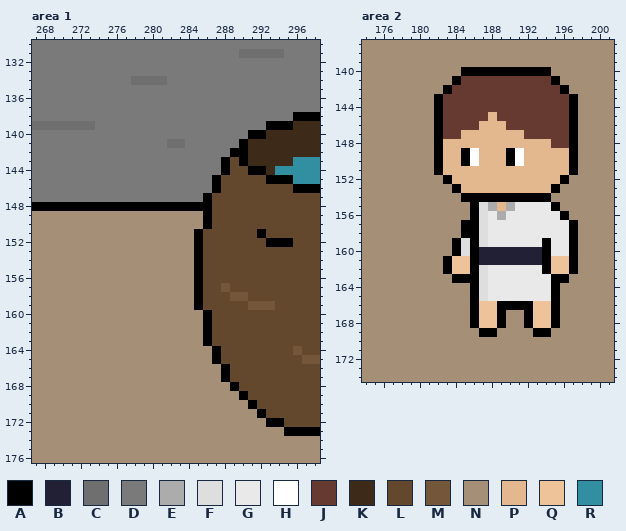
Pixel-art file: Assets/Sprite/Minigames/MiniGame2/Background/Min2Background.aseprite. Above is the file before it was changed.
320x180 pixels, 1 frame. Colours within 5 levels of each other are drawn and written as one. Shown: area 1: x 267..298, y 130..176; area 2: x 174..201, y 137..174.
Visible layers, top first: "Gauge", "UI", "Player", "Jar", "Client", "Chair", "Money", "Bar", "Jesus", "BottomTable", "TopTable", "Background".
Palette (. is transparent): A #000000  B #222034  C #6f6f6f  D #7a7a7a  E #acacac  F #dedede  G #e9e9e9  H #ffffff  J #663931  K #3d2a18  L #64482d  M #74573b  N #a68f77  P #e3b88e  Q #eec39a  R #328ea1
Pixels before, area 1, first column x 267:
130 DDDDDDDDDDDDDDDDDDDDDDDDDDDDDDDD
131 DDDDDDDDDDDDDDDDDDDDDDDCCCCCDDDD
132 DDDDDDDDDDDDDDDDDDDDDDDDDDDDDDDD
133 DDDDDDDDDDDDDDDDDDDDDDDDDDDDDDDD
134 DDDDDDDDDDDCCCCDDDDDDDDDDDDDDDDD
135 DDDDDDDDDDDDDDDDDDDDDDDDDDDDDDDD
136 DDDDDDDDDDDDDDDDDDDDDDDDDDDDDDDD
137 DDDDDDDDDDDDDDDDDDDDDDDDDDDDDDDD
138 DDDDDDDDDDDDDDDDDDDDDDDDDDDDDAAA
139 CCCCCCCDDDDDDDDDDDDDDDDDDDAAAKKK
140 DDDDDDDDDDDDDDDDDDDDDDDDAAKKKKKK
141 DDDDDDDDDDDDDDDCCDDDDDDAKKKKKKKK
142 DDDDDDDDDDDDDDDDDDDDDDAAKKKKKKKK
143 DDDDDDDDDDDDDDDDDDDDDALAKKKKKRRR
144 DDDDDDDDDDDDDDDDDDDDDALLAAKRRRRR
145 DDDDDDDDDDDDDDDDDDDDALLLLLAAARRR
146 DDDDDDDDDDDDDDDDDDDDALLLLLLLLAAA
147 DDDDDDDDDDDDDDDDDDDALLLLLLLLLLLL
148 AAAAAAAAAAAAAAAAAAAALLLLLLLLLLLL
149 NNNNNNNNNNNNNNNNNNNALLLLLLLLLLLL
150 NNNNNNNNNNNNNNNNNNNALLLLLLLLLLLL
151 NNNNNNNNNNNNNNNNNNALLLLLLALLLLLL
152 NNNNNNNNNNNNNNNNNNALLLLLLLAAALLL
153 NNNNNNNNNNNNNNNNNNALLLLLLLLLLLLL
154 NNNNNNNNNNNNNNNNNNALLLLLLLLLLLLL
155 NNNNNNNNNNNNNNNNNNALLLLLLLLLLLLL
156 NNNNNNNNNNNNNNNNNNALLLLLLLLLLLLL
157 NNNNNNNNNNNNNNNNNNALLMLLLLLLLLLL
158 NNNNNNNNNNNNNNNNNNALLLMMLLLLLLLL
159 NNNNNNNNNNNNNNNNNNALLLLLMMMLLLLL
160 NNNNNNNNNNNNNNNNNNNALLLLLLLLLLLL
161 NNNNNNNNNNNNNNNNNNNALLLLLLLLLLLL
162 NNNNNNNNNNNNNNNNNNNALLLLLLLLLLLL
163 NNNNNNNNNNNNNNNNNNNALLLLLLLLLLLL
164 NNNNNNNNNNNNNNNNNNNNALLLLLLLLMLL
165 NNNNNNNNNNNNNNNNNNNNALLLLLLLLLMM
166 NNNNNNNNNNNNNNNNNNNNNALLLLLLLLLL
167 NNNNNNNNNNNNNNNNNNNNNALLLLLLLLLL
168 NNNNNNNNNNNNNNNNNNNNNNALLLLLLLLL
169 NNNNNNNNNNNNNNNNNNNNNNNALLLLLLLL
170 NNNNNNNNNNNNNNNNNNNNNNNNALLLLLLL
171 NNNNNNNNNNNNNNNNNNNNNNNNNALLLLLL
172 NNNNNNNNNNNNNNNNNNNNNNNNNNAALLLL
173 NNNNNNNNNNNNNNNNNNNNNNNNNNNNAAAA
174 NNNNNNNNNNNNNNNNNNNNNNNNNNNNNNNN
175 NNNNNNNNNNNNNNNNNNNNNNNNNNNNNNNN
176 NNNNNNNNNNNNNNNNNNNNNNNNNNNNNNNN
Pixels before, area 2, first column x 174:
137 NNNNNNNNNNNNNNNNNNNNNNNNNNNN
138 NNNNNNNNNNNNNNNNNNNNNNNNNNNN
139 NNNNNNNNNNNNNNNNNNNNNNNNNNNN
140 NNNNNNNNNNNAAAAAAAAAANNNNNNN
141 NNNNNNNNNNAJJJJJJJJJJANNNNNN
142 NNNNNNNNNAJJJJJJJJJJJJANNNNN
143 NNNNNNNNAJJJJJJJJJJJJJJANNNN
144 NNNNNNNNAJJJJJJJJJJJJJJANNNN
145 NNNNNNNNAJJJJJPJJJJJJJJANNNN
146 NNNNNNNNAJJJJPPPJJJJJJJANNNN
147 NNNNNNNNAJJPPPPPPPJJJJJANNNN
148 NNNNNNNNAPPPPPPPPPPPPJJANNNN
149 NNNNNNNNAPPAHPPPAHPPPPPANNNN
150 NNNNNNNNAPPAHPPPAHPPPPPANNNN
151 NNNNNNNNAPPPPPPPPPPPPPPANNNN
152 NNNNNNNNNAPPPPPPPPPPPPANNNNN
153 NNNNNNNNNNAPPPPPPPPPPANNNNNN
154 NNNNNNNNNNNAAAAAAAAAANNNNNNN
155 NNNNNNNNNNNNAFEPEGGGGANNNNNN
156 NNNNNNNNNNNNAFGEGGGGGGANNNNN
157 NNNNNNNNNNNAAFGGGGGGGGGANNNN
158 NNNNNNNNNNNAAFGGGGGGGGGANNNN
159 NNNNNNNNNNAFAFGGGGGGAGGANNNN
160 NNNNNNNNNNAFABBBBBBBAGGANNNN
161 NNNNNNNNNAQQABBBBBBBAQQANNNN
162 NNNNNNNNNAQQAFGGGGGGAQQANNNN
163 NNNNNNNNNNAAAFGGGGGGGAANNNNN
164 NNNNNNNNNNNNAFGGGGGGGANNNNNN
165 NNNNNNNNNNNNAFGGGGGGGANNNNNN
166 NNNNNNNNNNNNAQQAAAAQQANNNNNN
167 NNNNNNNNNNNNAQQANNAQQANNNNNN
168 NNNNNNNNNNNNAQQANNAQQANNNNNN
169 NNNNNNNNNNNNNAANNNNAANNNNNNN
170 NNNNNNNNNNNNNNNNNNNNNNNNNNNN
171 NNNNNNNNNNNNNNNNNNNNNNNNNNNN
172 NNNNNNNNNNNNNNNNNNNNNNNNNNNN
173 NNNNNNNNNNNNNNNNNNNNNNNNNNNN
174 NNNNNNNNNNNNNNNNNNNNNNNNNNNN
After:
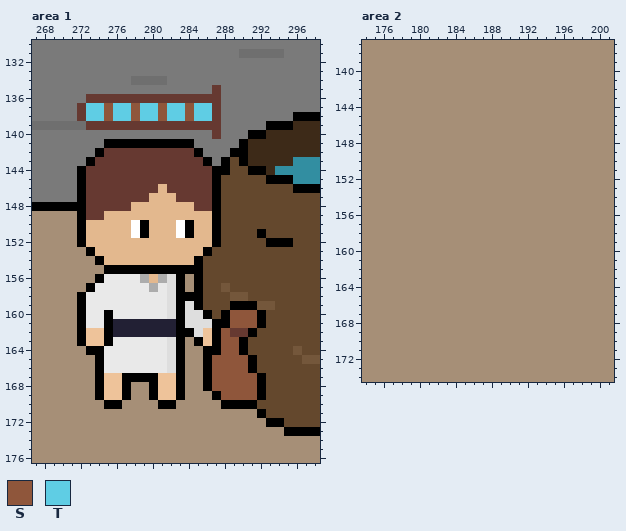
Colours new in this view: S #8f563b  T #5fcde4
The edit:
Changed rows in their new state; - is an unchanged pixel.
Area 1, layer "Player":
first column x 272:
135 ---------------J-----
136 -JJJJJJJJJJJJJJJ-----
137 JTTSTTSTTSTTSTTJ-----
138 JTTSTTSTTSTTSTTJ-----
139 -JJJJJJJJJJJJJJJ-----
140 ---------------J-----
141 ---AAAAAAAAAA--------
142 --AJJJJJJJJJJA-------
143 -AJJJJJJJJJJJJA------
144 AJJJJJJJJJJJJJJA-----
145 AJJJJJJJJJJJJJJ------
146 AJJJJJJJJPJJJJJ------
147 AJJJJJJJPPPJJJJA-----
148 -JJJJJPPPPPPPJJA-----
149 AJJPPPPPPPPPPPPA-----
150 APPPPPHAPPPHAPPA-----
151 APPPPPHAPPPHAPPA-----
152 APPPPPPPPPPPPPPA-----
153 -APPPPPPPPPPPPA------
154 --APPPPPPPPPP--------
155 ---AAAAAAAAAA--------
156 --AGGGGEPEFA---------
157 -AGGGGGGEGFA---------
158 AGGGGGGGGGFAA--------
159 AGGGGGGGGGFAF----AAA-
160 AGGAGGGGGGFAFF--ASSSA
161 AGGABBBBBBBAFFFAASSSA
162 AQQABBBBBBBAAFQASJJA-
163 AQQAGGGGGGFA-AQASSA--
164 -AAGGGGGGGFA--A-SSA--
165 --AGGGGGGGFA--ASSSSA-
166 --AGGGGGGGFA--ASSSSA-
167 --AQQAAAAQQA--ASSSSSA
168 --AQQA--AQQA--ASSSSSA
169 --AQQA--AQQA---ASSSSA
170 ---AA----AA-----AAA--
Area 2, layer "Player":
first column x 182:
140 ---NNNNNNNNNN---
141 --NNNNNNNNNNNN--
142 -NNNNNNNNNNNNNN-
143 NNNNNNNNNNNNNNNN
144 NNNNNNNNNNNNNNNN
145 NNNNNNNNNNNNNNNN
146 NNNNNNNNNNNNNNNN
147 NNNNNNNNNNNNNNNN
148 NNNNNNNNNNNNNNNN
149 NNNNNNNNNNNNNNNN
150 NNNNNNNNNNNNNNNN
151 NNNNNNNNNNNNNNNN
152 -NNNNNNNNNNNNNN-
153 --NNNNNNNNNNNN--
154 ---NNNNNNNNNN---
155 ----NNNNNNNNNN--
156 ----NNNNNNNNNNN-
157 ---NNNNNNNNNNNNN
158 ---NNNNNNNNNNNNN
159 --NNNNNNNNNNNNNN
160 --NNNNNNNNNNNNNN
161 -NNNNNNNNNNNNNNN
162 -NNNNNNNNNNNNNNN
163 --NNNNNNNNNNNNN-
164 ----NNNNNNNNNN--
165 ----NNNNNNNNNN--
166 ----NNNNNNNNNN--
167 ----NNNN--NNNN--
168 ----NNNN--NNNN--
169 -----NN----NN---
